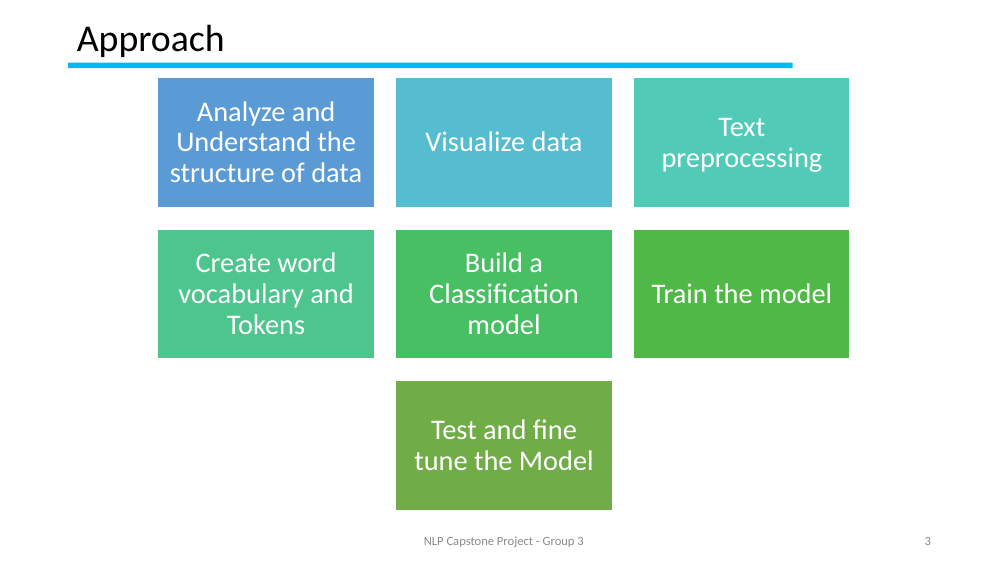
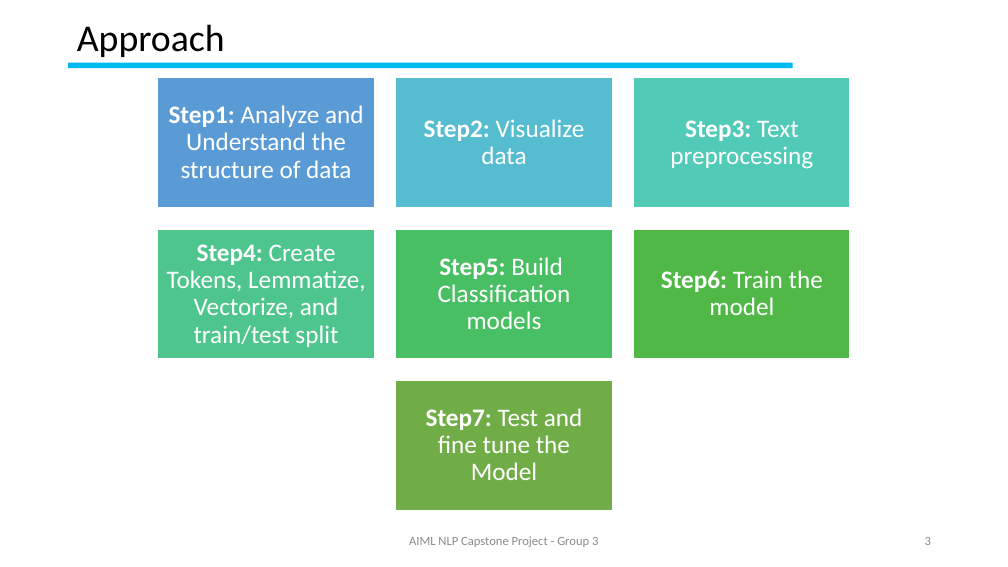
Before and after one commit to GLNLPGroup3/Capstone, a slide deck: slide 3 of Natural Language Processing (NLP) Application Capstone.pptx. Drawn at 1008x567 pixels with LibreOffice and Linux fonts; fonts in the diff are those of the drawing; background and template pictures are left out. Boxes give left, top, right and bottom in pixels: in the first picture for what was removed or moved away, otherwise in the second. Text is boxed around its words. In the diff, an @@ line names an element or a change of style, - is before the commit and + after.

```diff
--- a/Natural Language Processing (NLP) Application Capstone.pptx
+++ b/Natural Language Processing (NLP) Application Capstone.pptx
@@ text at <box>169,105,364,178</box>: text changed; size 27 to 24 pt @@
-Analyze and Understand the structure of data
+Step1: Analyze and Understand the structure of data
@@ text at <box>424,119,585,164</box>: text changed; size 27 to 24 pt @@
-Visualize data
+Step2: Visualize data
@@ text at <box>670,120,813,169</box>: text changed; size 27 to 24 pt @@
-Text preprocessing
+Step3: Text preprocessing
@@ text at <box>167,244,365,347</box>: text changed; size 27 to 24 pt @@
-Create word vocabulary and Tokens
+Step4: Create Tokens, Lemmatize, Vectorize, and train/test split
@@ text at <box>438,257,571,329</box>: text changed; size 27 to 24 pt @@
-Build a Classification model
+Step5: Build Classification models
@@ text at <box>661,270,823,315</box>: text changed; size 27 to 24 pt @@
-Train the model
+Step6: Train the model
@@ text at <box>426,408,583,480</box>: text changed; size 27 to 24 pt @@
-Test and fine tune the Model
+Step7: Test and fine tune the Model
@@ text at <box>409,536,598,547</box>: text changed @@
-NLP Capstone Project - Group 3
+AIML NLP Capstone Project - Group 3
```
Also in this commit, not shown: 9 other slides changed, 18 slides added.
